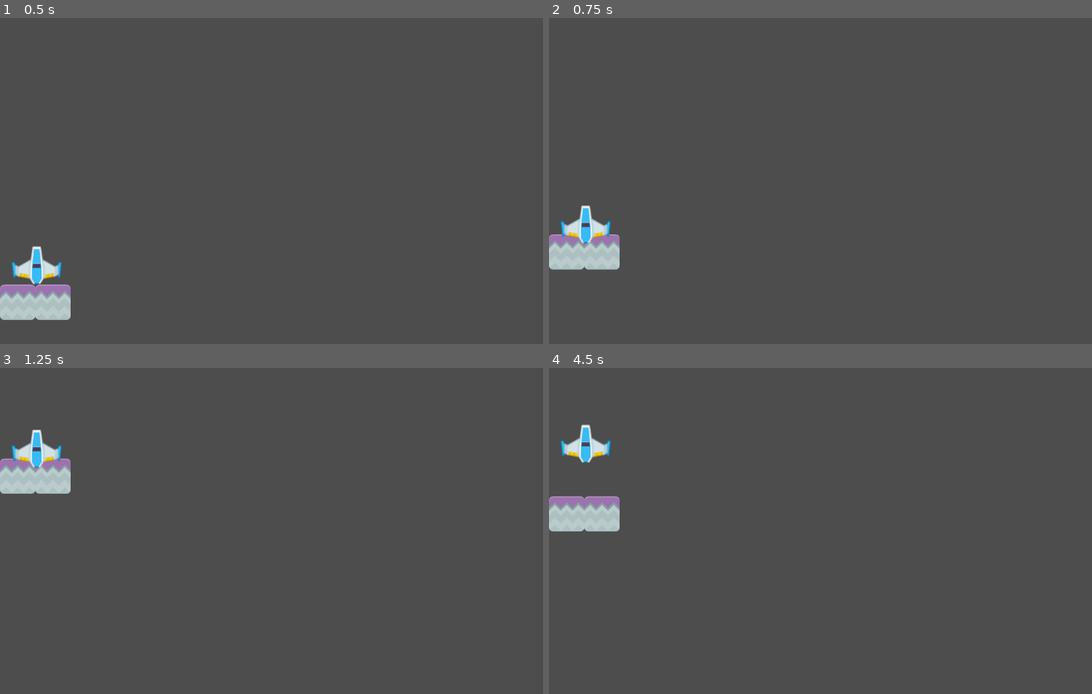
Above: before the commit, frames 1-4 (two rows, left to right).
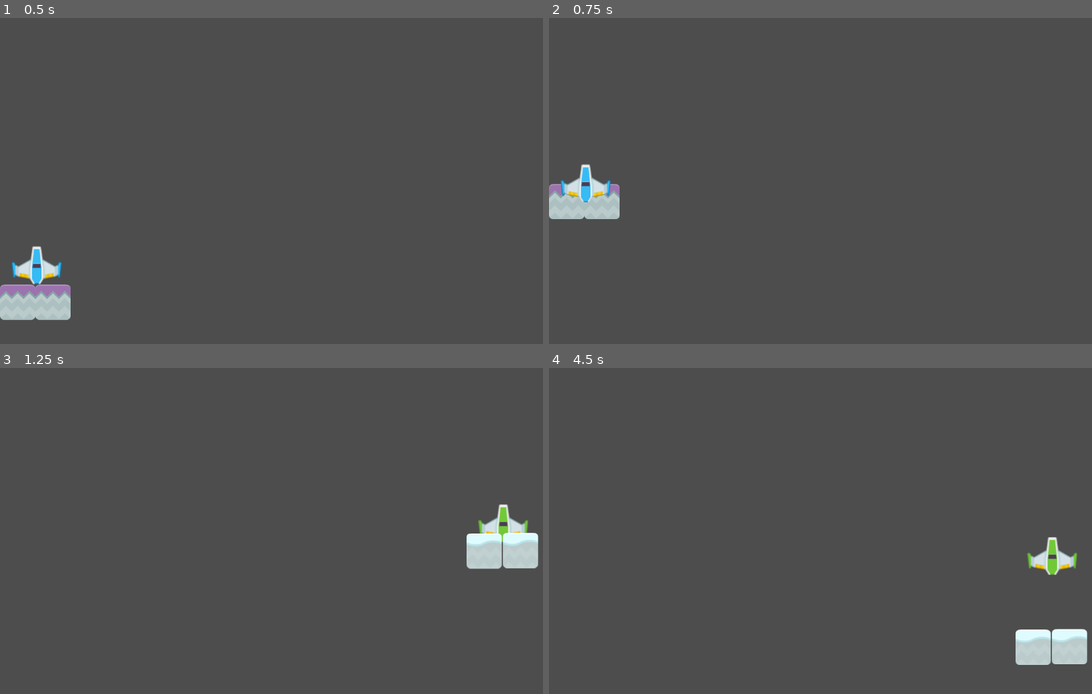
Above: after the commit, the same moments.

Repository: HusinHakim/Husin-Game-Development-tutorial-2
Game: Godot game, scene res://scenes/MainLevel.tscn
The game is run twice, just before and just after one commit, with the same random seed, the same clock (stepped at 60 frames per second) and the same inputs.
Inputs:
- Up to frame 1 (0.5 s): no input
- Up to frame 2 (0.75 s): tap Enter at 0.5 s; hold Up (move_up) from 0.53 s (still down); tap R at 0.6 s
- Up to frame 3 (1.25 s): keep holding Up (move_up)
- Up to frame 4 (4.5 s): release Up (move_up) at 1.28 s; hold Down (move_down) 1.28-2.03 s; tap R every 0.75 s from 1.35 to 4.35 s; hold Up (move_up) 2.03-3.53 s; hold Down (move_down) from 3.53 s (still down)

Frame 1 is identical in both runs. In frame 2, 3.3% of the frame differs, in the area x 0-14%, y 44-78%; in frame 3, 3.7%; in frame 4, 3.9%, in the area x 0-100%, y 17-92%.

Commit message:
Selesai mengerjakan Latihan Mandiri Tutorial 2

Diff:
--- a/project.godot
+++ b/project.godot
@@ -15,7 +15,7 @@
 [application]
 
 config/name="Tutorial 2"
-run/main_scene="res://scenes/MainLevel.tscn"
+run/main_scene="uid://cdoksexcakmop"
 config/features=PackedStringArray("4.6")
 config/icon="res://assets/icon.png"
 
--- /dev/null
+++ b/scenes/GreenShip.tscn
@@ -0,0 +1,15 @@
+[gd_scene format=3 uid="uid://2l8dbfsh07v1"]
+
+[ext_resource type="Texture2D" uid="uid://3ruxfsvp87ub" path="res://assets/playerShip1_green.png" id="1_tfqwb"]
+
+[sub_resource type="RectangleShape2D" id="RectangleShape2D_tfqwb"]
+size = Vector2(100, 75)
+
+[node name="GreenShip" type="RigidBody2D" unique_id=1877735415]
+
+[node name="Sprite2D" type="Sprite2D" parent="." unique_id=1308775708]
+texture = ExtResource("1_tfqwb")
+
+[node name="CollisionShape2D" type="CollisionShape2D" parent="." unique_id=2130021932]
+position = Vector2(0, 0.5)
+shape = SubResource("RectangleShape2D_tfqwb")
--- /dev/null
+++ b/scenes/Level2.gd
@@ -0,0 +1,44 @@
+extends Node
+
+# Skrip manajer Level 2: menangani fitur reset level.
+# Level akan di-reset dalam dua kondisi:
+#   1. Otomatis, ketika pesawat (GreenShip) keluar dari batas layar (dianggap gagal).
+#   2. Manual, ketika pemain menekan tombol R.
+
+@onready var ship: RigidBody2D = $GreenShip
+
+# Jarak tambahan di luar layar sebelum reset terpicu, agar reset baru
+# aktif setelah pesawat benar-benar keluar dari area permainan.
+const SCREEN_MARGIN := 100.0
+
+# Penanda agar reset tidak terpanggil berkali-kali dalam satu frame.
+var _resetting := false
+
+func _process(_delta):
+	if ship == null:
+		return
+
+	var screen_size := get_viewport().get_visible_rect().size
+	var pos := ship.global_position
+
+	# Pesawat dianggap gagal jika sudah keluar layar di sisi manapun.
+	var keluar_layar := (
+		pos.y > screen_size.y + SCREEN_MARGIN
+		or pos.y < -SCREEN_MARGIN
+		or pos.x < -SCREEN_MARGIN
+		or pos.x > screen_size.x + SCREEN_MARGIN
+	)
+	if keluar_layar:
+		reset_level()
+
+func _unhandled_input(event):
+	# Reset manual dengan menekan tombol R.
+	if event is InputEventKey and event.pressed and not event.echo and event.keycode == KEY_R:
+		reset_level()
+
+func reset_level():
+	if _resetting:
+		return
+	_resetting = true
+	print("Level reset")
+	get_tree().reload_current_scene()
--- a/scenes/MainLevel.tscn
+++ b/scenes/MainLevel.tscn
@@ -15,9 +15,11 @@
 script = ExtResource("3")
 
 [node name="StonePlatform" parent="PlatformBlue" unique_id=964098601 instance=ExtResource("1")]
+script = ExtResource("3")
 
 [node name="StonePlatform2" parent="PlatformBlue" unique_id=1594265889 instance=ExtResource("1")]
 position = Vector2(70, 0)
+script = ExtResource("3")
 
 [node name="BlueShip" parent="." unique_id=150247224 instance=ExtResource("2")]
 position = Vector2(72.7009, 421.901)
--- a/scenes/ObjectiveArea.gd
+++ b/scenes/ObjectiveArea.gd
@@ -3,3 +3,5 @@
 func _on_ObjectiveArea_body_entered(body: RigidBody2D):
 	if (body.name == "BlueShip"):
 		print("Reached objective!")
+		# Objective level 1 tercapai -> lanjut ke level 2.
+		get_tree().change_scene_to_file("res://scenes/level_2.tscn")
--- /dev/null
+++ b/scenes/ObjectiveAreaLvl2.gd
@@ -0,0 +1,5 @@
+extends Area2D
+
+func _on_ObjectiveArea_body_entered(body: RigidBody2D):
+	if (body.name == "GreenShip"):
+		print("Reached objective!")
--- /dev/null
+++ b/scenes/ObjectiveAreaLvl2.tscn
@@ -0,0 +1,15 @@
+[gd_scene format=3 uid="uid://ddx0mhnt1ailu"]
+
+[ext_resource type="Script" uid="uid://c7adfu1dokhel" path="res://scenes/ObjectiveAreaLvl2.gd" id="1_8o2pe"]
+
+[sub_resource type="RectangleShape2D" id="RectangleShape2D_b2x74"]
+size = Vector2(138.75, 79)
+
+[node name="ObjectiveArea" type="Area2D" unique_id=936399622]
+script = ExtResource("1_8o2pe")
+
+[node name="CollisionShape2D" type="CollisionShape2D" parent="." unique_id=487672356]
+position = Vector2(70.625, 40)
+shape = SubResource("RectangleShape2D_b2x74")
+
+[connection signal="body_entered" from="." to="." method="_on_ObjectiveArea_body_entered"]
--- /dev/null
+++ b/scenes/PlatformGreen.gd
@@ -0,0 +1,15 @@
+extends Node2D
+
+@export var speed = 500.0
+
+# Called when the node enters the scene tree for the first time.
+func _ready():
+	print("Platform initialized")
+
+# Called every frame. 'delta' is the elapsed time since the previous frame.
+func _process(delta):
+	if Input.is_action_pressed("move_up"):
+		move_local_y(-speed * delta, false)
+
+	if Input.is_action_pressed("move_down"):
+		move_local_y(speed * delta, false)
--- /dev/null
+++ b/scenes/SnowPlatform.tscn
@@ -0,0 +1,14 @@
+[gd_scene format=3 uid="uid://ct0jns3j6qqo6"]
+
+[ext_resource type="Texture2D" uid="uid://cbwgix0inp3tk" path="res://assets/snow.png" id="1_34c4k"]
+
+[sub_resource type="RectangleShape2D" id="RectangleShape2D_064qm"]
+size = Vector2(70, 70)
+
+[node name="SnowPlatform" type="StaticBody2D" unique_id=126609877]
+
+[node name="Sprite2D" type="Sprite2D" parent="." unique_id=1500435328]
+texture = ExtResource("1_34c4k")
+
+[node name="CollisionShape2D" type="CollisionShape2D" parent="." unique_id=536032323]
+shape = SubResource("RectangleShape2D_064qm")
--- /dev/null
+++ b/scenes/level_2.tscn
@@ -0,0 +1,26 @@
+[gd_scene format=3 uid="uid://nu8kdoolgmuf"]
+
+[ext_resource type="PackedScene" uid="uid://ddx0mhnt1ailu" path="res://scenes/ObjectiveAreaLvl2.tscn" id="2_eqxsl"]
+[ext_resource type="PackedScene" uid="uid://2l8dbfsh07v1" path="res://scenes/GreenShip.tscn" id="2_pbc48"]
+[ext_resource type="PackedScene" uid="uid://ct0jns3j6qqo6" path="res://scenes/SnowPlatform.tscn" id="3_b4j7a"]
+[ext_resource type="Script" uid="uid://bps2ad3ijau63" path="res://scenes/PlatformGreen.gd" id="3_eqxsl"]
+[ext_resource type="Script" uid="uid://cl2vresethandl" path="res://scenes/Level2.gd" id="4_lvl2r"]
+
+[node name="Level2" type="Node" unique_id=1304082317]
+script = ExtResource("4_lvl2r")
+
+[node name="GreenShip" parent="." unique_id=1510047965 instance=ExtResource("2_pbc48")]
+position = Vector2(997, 368)
+mass = 1000.0
+
+[node name="ObjectiveArea" parent="." unique_id=936399622 instance=ExtResource("2_eqxsl")]
+position = Vector2(930, 1)
+
+[node name="Node2D" type="Node2D" parent="." unique_id=95209399]
+script = ExtResource("3_eqxsl")
+
+[node name="SnowPlatform2" parent="Node2D" unique_id=126609877 instance=ExtResource("3_b4j7a")]
+position = Vector2(959, 497)
+
+[node name="SnowPlatform" parent="Node2D" unique_id=680699547 instance=ExtResource("3_b4j7a")]
+position = Vector2(1031, 496)
Not shown, added: scenes/Level2.gd.uid
Not shown, added: scenes/ObjectiveAreaLvl2.gd.uid
Not shown, added: scenes/PlatformGreen.gd.uid
Not shown, added: README.md
